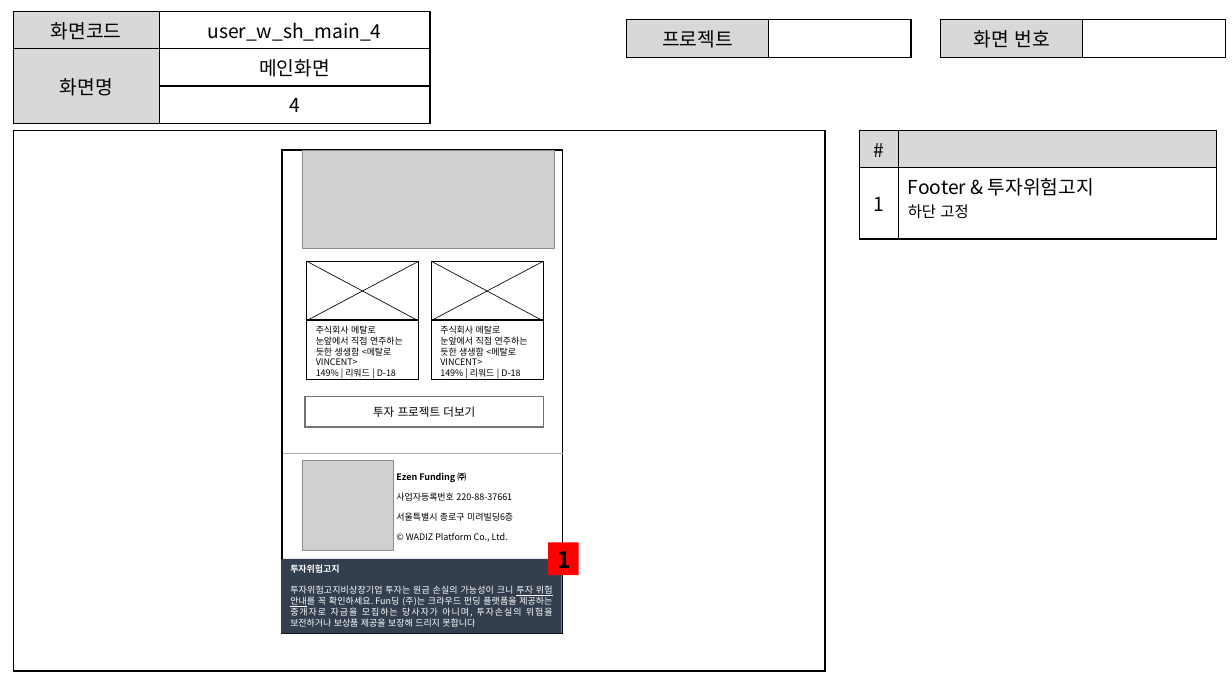
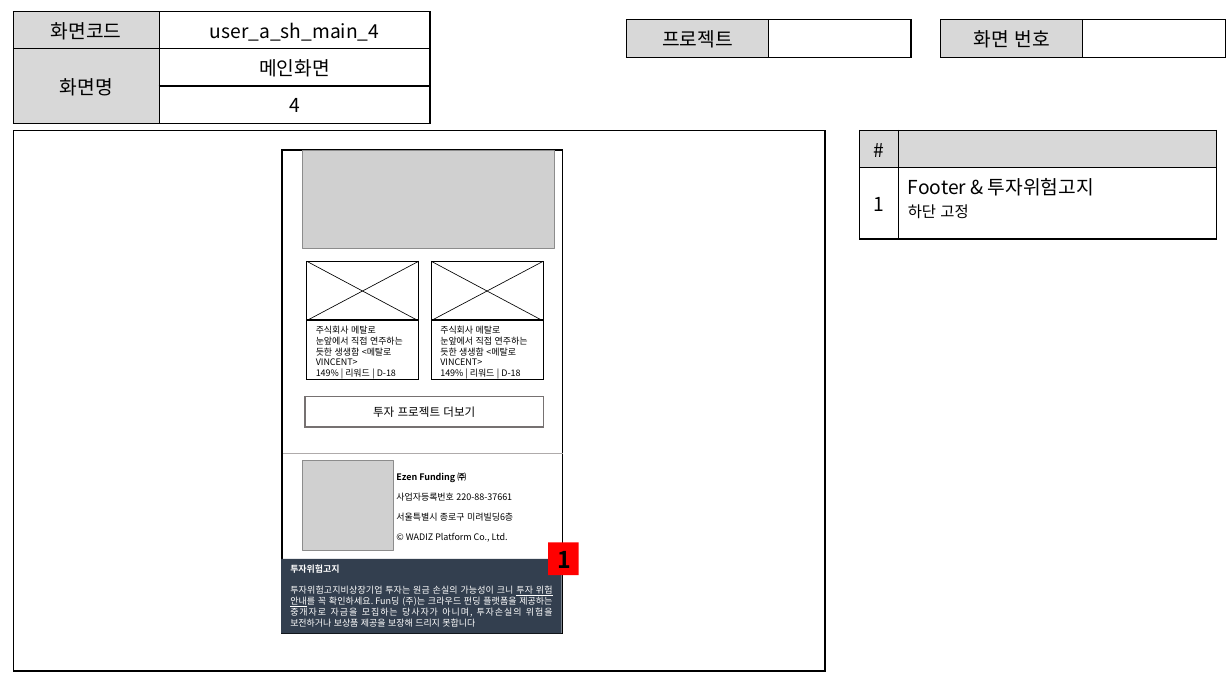
Before and after one commit to ezenteam2/EzenCrowdFunding, a slide deck: slide 5 of project03 화면설계서/project03 - 화면 설계서 - 서희.pptx. Drawn at 1232x693 pixels with LibreOffice and Linux fonts; fonts in the diff are those of the drawing; grey boxes stand for pictures. Boxes give left, top, right and bottom in pixels: in the first picture for what was removed or moved away, otherwise in the second. Text is boxed around its words. In the diff, an @@ line names an element or a change of style, - is before the commit and + after.

```diff
--- a/project03 화면설계서/project03 - 화면 설계서 - 서희.pptx
+++ b/project03 화면설계서/project03 - 화면 설계서 - 서희.pptx
@@ table at (x1=13, y1=12, x2=430, y2=116) @@
-row 1, column 2: user_w_sh_main_4
+row 1, column 2: user_a_sh_main_4
```
Also in this commit, not shown: 11 other slides changed, 8 other files.
